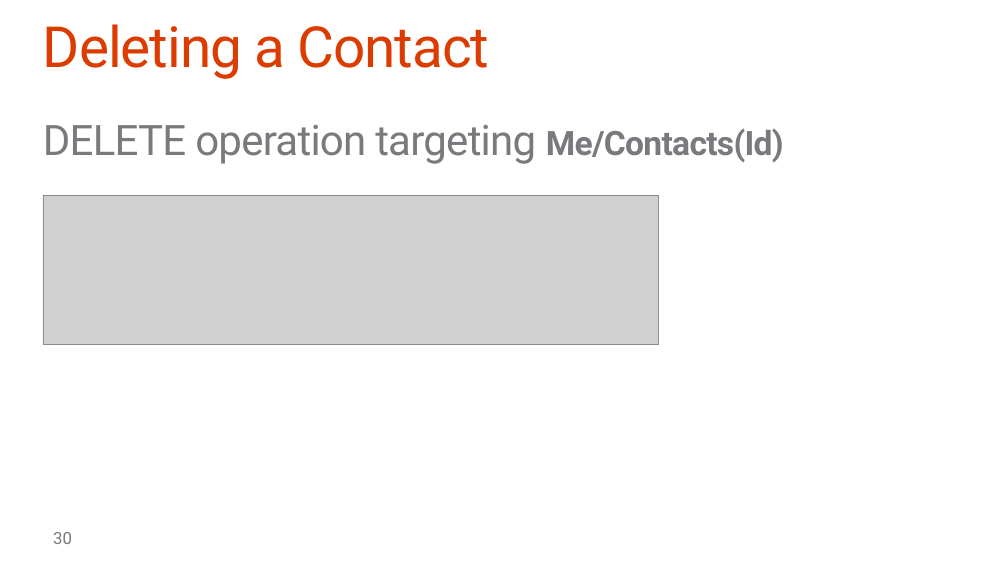
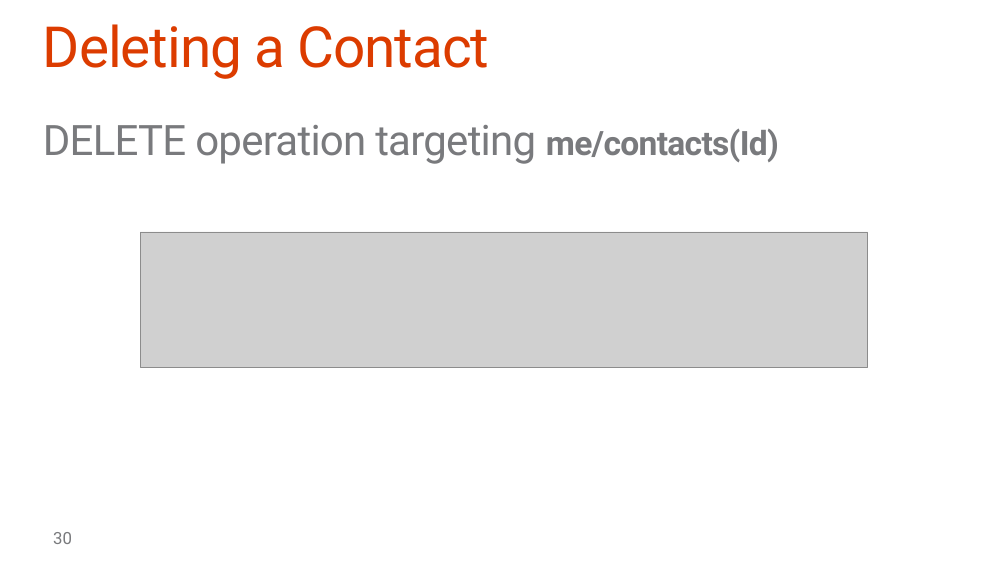
Before and after one commit to fabbbiob/TrainingContent, a slide deck: slide 30 of O3653-2 Deep Dive into Office 365 APIs for Calendar, Mail, and Contacts/O3653-2 Deep Dive into Office 365 APIs for Calendar, Mail, and Contacts.pptx. Drawn at 1008x567 pixels with LibreOffice and Linux fonts; fonts in the diff are those of the drawing; grey boxes stand for pictures; background and template pictures are left out. Boxes give left, top, right and bottom in pixels: in the first picture for what was removed or moved away, otherwise in the second. Text is boxed around its words. In the diff, an @@ line names an element or a change of style, - is before the commit and + after.

```diff
--- a/O3653-2 Deep Dive into Office 365 APIs for Calendar, Mail, and Contacts/O3653-2 Deep Dive into Office 365 APIs for Calendar, Mail, and Contacts.pptx
+++ b/O3653-2 Deep Dive into Office 365 APIs for Calendar, Mail, and Contacts/O3653-2 Deep Dive into Office 365 APIs for Calendar, Mail, and Contacts.pptx
@@ text at <box>43,125,779,164</box>: text changed @@
-DELETE operation targeting Me/Contacts(Id)
+DELETE operation targeting me/contacts(Id)
@@ picture removed at <box>43,195,659,345</box> @@
@@ picture added at <box>141,232,868,368</box> @@
```
Also in this commit, not shown: 14 other slides changed.
